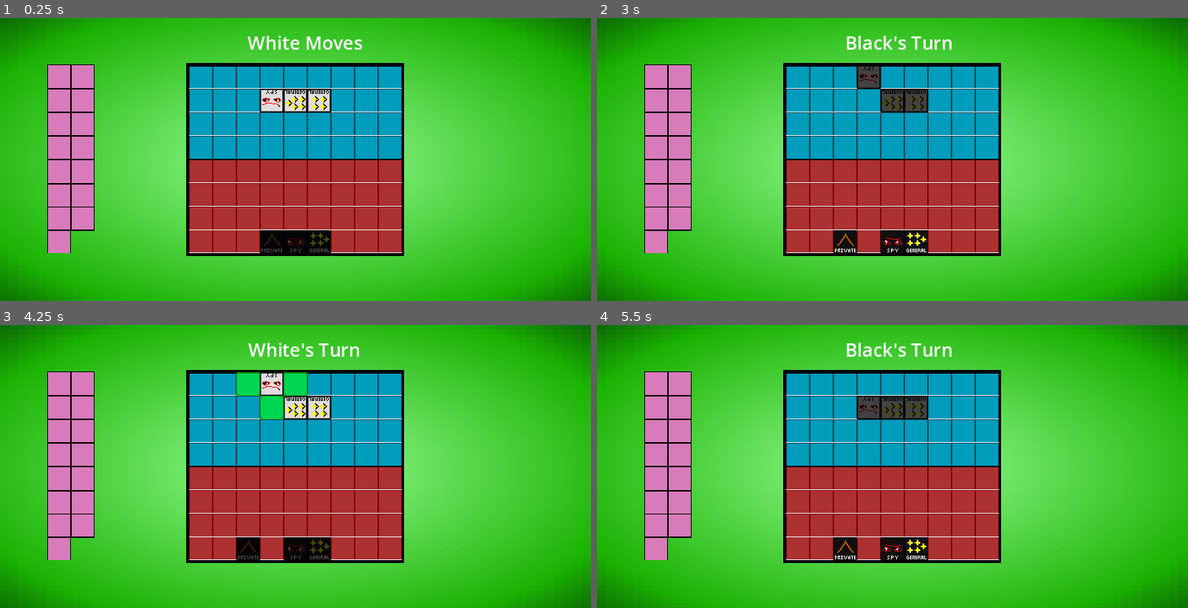
Above: before the commit, frames 1-4 (two rows, left to right).
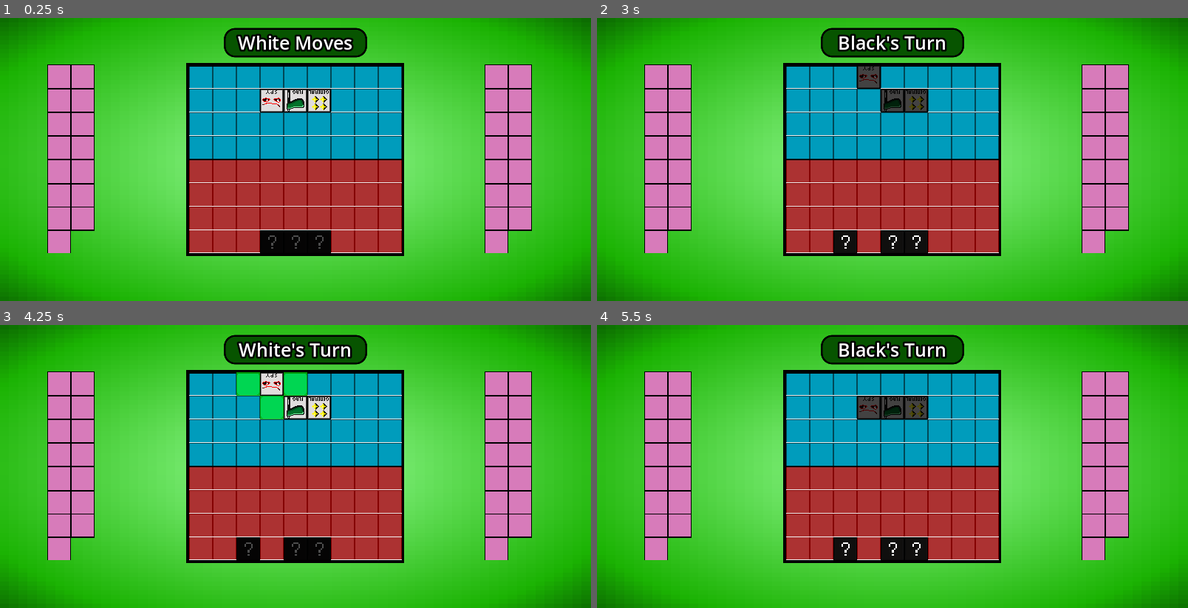
Above: after the commit, the same moments.

Repository: Forther04/Game-Of-The-Generals
Game: Godot game, scene res://Scene/Main.tscn
Same seed, same stepped clock (60 frames per second), same inputs: the game is played once before the commit and once after it.
Inputs (mouse positions are in pixels of both pictures, inside the frame that each line leads up to):
- Up to frame 1 (0.25 s): no input
- Up to frame 2 (3 s): click (868, 100) at 0.52 s; click (868, 77) at 1.25 s; click (868, 241) at 2.02 s; click (845, 241) at 2.75 s
- Up to frame 3 (4.25 s): click (271, 384) at 3.52 s
- Up to frame 4 (5.5 s): click (868, 407) at 4.25 s; tap Enter at 5 s

The runs differ from the first frame. In frame 1, 7.8% of the frame differs, in the area x 37-90%, y 3-84%; in frame 2, 7.8%; in frame 3, 7.8%; in frame 4, 7.8%.

Commit message:
Win and Revealing
Win condition and Revealing the pieces after winning DONE

Diff:
--- a/Scene/Main.tscn
+++ b/Scene/Main.tscn
@@ -6,6 +6,8 @@
 [ext_resource type="Texture2D" uid="uid://xy6l648vcojv" path="res://Assest/Board/Border.png" id="3_yqk3d"]
 [ext_resource type="PackedScene" uid="uid://ueyeavrra30y" path="res://Scene/Pieces/Black/Black_Piece.tscn" id="4_bwtr0"]
 [ext_resource type="PackedScene" uid="uid://dnu0xelqcijii" path="res://Scene/Pieces/White.tscn" id="6_dgshr"]
+[ext_resource type="AudioStream" uid="uid://csmn25ic7edmt" path="res://Sound/Win.wav" id="7_ccx8c"]
+[ext_resource type="AudioStream" uid="uid://dpag7uatlmltx" path="res://Sound/Lose.wav" id="8_x1u7u"]
 
 [sub_resource type="Gradient" id="Gradient_ajfct"]
 offsets = PackedFloat32Array(0, 0.818182, 1)
@@ -55,6 +57,225 @@
 tile_size = Vector2i(32, 32)
 sources/0 = SubResource("TileSetAtlasSource_7wbm8")
 
+[sub_resource type="StyleBoxFlat" id="StyleBoxFlat_hsix6"]
+bg_color = Color(0.0284741, 0.328034, 0.00278133, 1)
+border_width_left = 5
+border_width_top = 5
+border_width_right = 5
+border_width_bottom = 5
+border_color = Color(0.000693897, 0.000693898, 0.000693897, 1)
+corner_radius_top_left = 30
+corner_radius_top_right = 30
+corner_radius_bottom_right = 30
+corner_radius_bottom_left = 30
+corner_detail = 20
+
+[sub_resource type="StyleBoxFlat" id="StyleBoxFlat_00fnp"]
+bg_color = Color(0, 0, 0, 0)
+
+[sub_resource type="Animation" id="Animation_fctfj"]
+resource_name = "Win"
+length = 1.5
+tracks/0/type = "value"
+tracks/0/imported = false
+tracks/0/enabled = true
+tracks/0/path = NodePath(".:theme_override_styles/panel:bg_color")
+tracks/0/interp = 1
+tracks/0/loop_wrap = true
+tracks/0/keys = {
+"times": PackedFloat32Array(0.0333333, 0.366667),
+"transitions": PackedFloat32Array(1, 1),
+"update": 0,
+"values": [Color(0, 0, 0, 0), Color(0, 0, 0, 0.8)]
+}
+tracks/1/type = "value"
+tracks/1/imported = false
+tracks/1/enabled = true
+tracks/1/path = NodePath("Label:theme_override_font_sizes/font_size")
+tracks/1/interp = 1
+tracks/1/loop_wrap = false
+tracks/1/keys = {
+"times": PackedFloat32Array(0.2, 0.366667, 0.5),
+"transitions": PackedFloat32Array(1, 1, 1),
+"update": 0,
+"values": [1, 110, 100]
+}
+tracks/2/type = "value"
+tracks/2/imported = false
+tracks/2/enabled = true
+tracks/2/path = NodePath("Menu:modulate")
+tracks/2/interp = 1
+tracks/2/loop_wrap = true
+tracks/2/keys = {
+"times": PackedFloat32Array(1.03333, 1.5),
+"transitions": PackedFloat32Array(1, 1),
+"update": 0,
+"values": [Color(1, 1, 1, 0), Color(1, 1, 1, 1)]
+}
+tracks/3/type = "value"
+tracks/3/imported = false
+tracks/3/enabled = true
+tracks/3/path = NodePath("Back:modulate")
+tracks/3/interp = 1
+tracks/3/loop_wrap = true
+tracks/3/keys = {
+"times": PackedFloat32Array(1.06667, 1.5),
+"transitions": PackedFloat32Array(1, 1),
+"update": 0,
+"values": [Color(1, 1, 1, 0), Color(1, 1, 1, 1)]
+}
+tracks/4/type = "value"
+tracks/4/imported = false
+tracks/4/enabled = true
+tracks/4/path = NodePath("Win:playing")
+tracks/4/interp = 1
+tracks/4/loop_wrap = true
+tracks/4/keys = {
+"times": PackedFloat32Array(0.566667),
+"transitions": PackedFloat32Array(1),
+"update": 1,
+"values": [true]
+}
+tracks/5/type = "method"
+tracks/5/imported = false
+tracks/5/enabled = true
+tracks/5/path = NodePath("..")
+tracks/5/interp = 1
+tracks/5/loop_wrap = true
+tracks/5/keys = {
+"times": PackedFloat32Array(0.5),
+"transitions": PackedFloat32Array(1),
+"values": [{
+"args": [],
+"method": &"show_pieces"
+}]
+}
+
+[sub_resource type="Animation" id="Animation_t382l"]
+length = 0.001
+tracks/0/type = "value"
+tracks/0/imported = false
+tracks/0/enabled = true
+tracks/0/path = NodePath(".:theme_override_styles/panel:bg_color")
+tracks/0/interp = 1
+tracks/0/loop_wrap = true
+tracks/0/keys = {
+"times": PackedFloat32Array(0),
+"transitions": PackedFloat32Array(1),
+"update": 0,
+"values": [Color(0, 0, 0, 0)]
+}
+tracks/1/type = "value"
+tracks/1/imported = false
+tracks/1/enabled = true
+tracks/1/path = NodePath("Label:theme_override_font_sizes/font_size")
+tracks/1/interp = 1
+tracks/1/loop_wrap = true
+tracks/1/keys = {
+"times": PackedFloat32Array(0),
+"transitions": PackedFloat32Array(1),
+"update": 1,
+"values": [110]
+}
+tracks/2/type = "value"
+tracks/2/imported = false
+tracks/2/enabled = true
+tracks/2/path = NodePath("Menu:modulate")
+tracks/2/interp = 1
+tracks/2/loop_wrap = true
+tracks/2/keys = {
+"times": PackedFloat32Array(0),
+"transitions": PackedFloat32Array(1),
+"update": 0,
+"values": [Color(1, 1, 1, 0)]
+}
+tracks/3/type = "value"
+tracks/3/imported = false
+tracks/3/enabled = true
+tracks/3/path = NodePath("Back:modulate")
+tracks/3/interp = 1
+tracks/3/loop_wrap = true
+tracks/3/keys = {
+"times": PackedFloat32Array(0),
+"transitions": PackedFloat32Array(1),
+"update": 0,
+"values": [Color(1, 1, 1, 0)]
+}
+tracks/4/type = "value"
+tracks/4/imported = false
+tracks/4/enabled = true
+tracks/4/path = NodePath("Win:playing")
+tracks/4/interp = 1
+tracks/4/loop_wrap = true
+tracks/4/keys = {
+"times": PackedFloat32Array(0),
+"transitions": PackedFloat32Array(1),
+"update": 1,
+"values": [true]
+}
+
+[sub_resource type="AnimationLibrary" id="AnimationLibrary_xo664"]
+_data = {
+"RESET": SubResource("Animation_t382l"),
+"Win": SubResource("Animation_fctfj")
+}
+
+[sub_resource type="StyleBoxFlat" id="StyleBoxFlat_kvcu5"]
+bg_color = Color(0.198969, 0.413738, 0.174218, 1)
+border_width_left = 5
+border_width_top = 5
+border_width_right = 5
+border_width_bottom = 5
+border_color = Color(0.93845, 0.93845, 0.93845, 1)
+border_blend = true
+corner_radius_top_left = 20
+corner_radius_top_right = 20
+corner_radius_bottom_right = 20
+corner_radius_bottom_left = 20
+corner_detail = 20
+
+[sub_resource type="StyleBoxEmpty" id="StyleBoxEmpty_yulii"]
+
+[sub_resource type="StyleBoxEmpty" id="StyleBoxEmpty_glrdn"]
+
+[sub_resource type="StyleBoxEmpty" id="StyleBoxEmpty_hs28m"]
+
+[sub_resource type="StyleBoxEmpty" id="StyleBoxEmpty_tespo"]
+
+[sub_resource type="StyleBoxEmpty" id="StyleBoxEmpty_bnhsl"]
+
+[sub_resource type="StyleBoxEmpty" id="StyleBoxEmpty_t6yxr"]
+
+[sub_resource type="StyleBoxFlat" id="StyleBoxFlat_42sqs"]
+bg_color = Color(0.128776, 0.28322, 0.110962, 1)
+border_width_left = 5
+border_width_top = 5
+border_width_right = 5
+border_width_bottom = 5
+border_color = Color(0.93845, 0.93845, 0.93845, 1)
+border_blend = true
+corner_radius_top_left = 20
+corner_radius_top_right = 20
+corner_radius_bottom_right = 20
+corner_radius_bottom_left = 20
+corner_detail = 20
+
+[sub_resource type="StyleBoxEmpty" id="StyleBoxEmpty_m1ble"]
+
+[sub_resource type="StyleBoxFlat" id="StyleBoxFlat_adssd"]
+bg_color = Color(0.128776, 0.28322, 0.110962, 1)
+border_width_left = 5
+border_width_top = 5
+border_width_right = 5
+border_width_bottom = 5
+border_color = Color(0.93845, 0.93845, 0.93845, 1)
+border_blend = true
+corner_radius_top_left = 20
+corner_radius_top_right = 20
+corner_radius_bottom_right = 20
+corner_radius_bottom_left = 20
+corner_detail = 20
+
 [node name="Main" type="Control" node_paths=PackedStringArray("text")]
 layout_mode = 3
 anchors_preset = 15
@@ -77,7 +298,7 @@
 texture = SubResource("GradientTexture2D_u1thy")
 expand_mode = 1
 
-[node name="Piece Holder" type="TextureRect" parent="."]
+[node name="Black" type="TextureRect" parent="."]
 layout_mode = 1
 anchors_preset = -1
 anchor_left = 0.04
@@ -95,6 +316,24 @@
 texture = ExtResource("1_jxr0l")
 expand_mode = 1
 
+[node name="White" type="TextureRect" parent="."]
+layout_mode = 1
+anchors_preset = -1
+anchor_left = 0.04
+anchor_top = 0.167
+anchor_right = 0.12
+anchor_bottom = 0.833
+offset_left = 1280.0
+offset_top = 127.744
+offset_right = 1216.0
+offset_bottom = -127.744
+grow_horizontal = 2
+grow_vertical = 2
+scale = Vector2(2, 2)
+pivot_offset = Vector2(32, 129)
+texture = ExtResource("1_jxr0l")
+expand_mode = 1
+
 [node name="Control" type="Control" parent="."]
 layout_mode = 1
 anchor_left = 0.32
@@ -132,7 +371,7 @@
 
 [node name="Black" parent="Pieces" instance=ExtResource("4_bwtr0")]
 position = Vector2(736, 608)
-pieces = 14
+pieces = 1
 
 [node name="Black2" parent="Pieces" instance=ExtResource("4_bwtr0")]
 position = Vector2(800, 608)
@@ -148,7 +387,6 @@
 
 [node name="White2" parent="Pieces" instance=ExtResource("6_dgshr")]
 position = Vector2(800, 224)
-pieces = 1
 
 [node name="White3" parent="Pieces" instance=ExtResource("6_dgshr")]
 position = Vector2(864, 224)
@@ -156,13 +394,110 @@
 
 [node name="Label" type="Label" parent="."]
 layout_mode = 1
-anchors_preset = 1
-anchor_left = 1.0
+anchors_preset = 5
+anchor_left = 0.5
+anchor_right = 0.5
+offset_left = -194.0
+offset_top = 27.0
+offset_right = 194.0
+offset_bottom = 106.0
+grow_horizontal = 2
+theme_override_colors/font_outline_color = Color(0, 0, 0, 1)
+theme_override_constants/outline_size = 20
+theme_override_font_sizes/font_size = 50
+theme_override_styles/normal = SubResource("StyleBoxFlat_hsix6")
+text = "White Moves"
+horizontal_alignment = 1
+vertical_alignment = 1
+
+[node name="Win Screen" type="Panel" parent="."]
+visible = false
+layout_mode = 1
+anchors_preset = 15
 anchor_right = 1.0
-offset_left = -928.0
-offset_top = 32.0
-offset_right = -617.0
-offset_bottom = 101.0
-grow_horizontal = 0
+anchor_bottom = 1.0
+grow_horizontal = 2
+grow_vertical = 2
+theme_override_styles/panel = SubResource("StyleBoxFlat_00fnp")
+metadata/_edit_use_anchors_ = true
+
+[node name="AnimationPlayer" type="AnimationPlayer" parent="Win Screen"]
+libraries = {
+"": SubResource("AnimationLibrary_xo664")
+}
+
+[node name="Label" type="Label" parent="Win Screen"]
+layout_mode = 1
+anchors_preset = 15
+anchor_right = 1.0
+anchor_bottom = 1.0
+grow_horizontal = 2
+grow_vertical = 2
+theme_override_constants/outline_size = 30
+theme_override_font_sizes/font_size = 110
+text = "WHITE WINS"
+horizontal_alignment = 1
+vertical_alignment = 1
+
+[node name="Back" type="Button" parent="Win Screen"]
+modulate = Color(1, 1, 1, 0)
+layout_mode = 1
+anchors_preset = 15
+anchor_right = 1.0
+anchor_bottom = 1.0
+offset_left = 1290.0
+offset_top = 27.0
+offset_right = -138.0
+offset_bottom = -662.0
+grow_horizontal = 2
+grow_vertical = 2
+theme_override_constants/outline_size = 15
 theme_override_font_sizes/font_size = 50
-text = "White Moves"
+theme_override_styles/focus = SubResource("StyleBoxFlat_kvcu5")
+theme_override_styles/disabled_mirrored = SubResource("StyleBoxEmpty_yulii")
+theme_override_styles/disabled = SubResource("StyleBoxEmpty_glrdn")
+theme_override_styles/hover_pressed_mirrored = SubResource("StyleBoxEmpty_hs28m")
+theme_override_styles/hover_pressed = SubResource("StyleBoxEmpty_tespo")
+theme_override_styles/hover_mirrored = SubResource("StyleBoxEmpty_bnhsl")
+theme_override_styles/hover = SubResource("StyleBoxFlat_kvcu5")
+theme_override_styles/pressed_mirrored = SubResource("StyleBoxEmpty_t6yxr")
+theme_override_styles/pressed = SubResource("StyleBoxFlat_42sqs")
+theme_override_styles/normal_mirrored = SubResource("StyleBoxEmpty_m1ble")
+theme_override_styles/normal = SubResource("StyleBoxFlat_kvcu5")
+text = "X"
+
+[node name="Menu" type="Button" parent="Win Screen"]
+modulate = Color(1, 1, 1, 0)
+layout_mode = 1
+anchors_preset = 15
+anchor_right = 1.0
+anchor_bottom = 1.0
+offset_left = 104.0
+offset_top = 29.0
+offset_right = -1324.0
+offset_bottom = -660.0
+grow_horizontal = 2
+grow_vertical = 2
+theme_override_constants/outline_size = 15
+theme_override_font_sizes/font_size = 50
+theme_override_styles/focus = SubResource("StyleBoxFlat_kvcu5")
+theme_override_styles/disabled_mirrored = SubResource("StyleBoxEmpty_yulii")
+theme_override_styles/disabled = SubResource("StyleBoxEmpty_glrdn")
+theme_override_styles/hover_pressed_mirrored = SubResource("StyleBoxFlat_kvcu5")
+theme_override_styles/hover_pressed = SubResource("StyleBoxFlat_kvcu5")
+theme_override_styles/hover_mirrored = SubResource("StyleBoxEmpty_bnhsl")
+theme_override_styles/hover = SubResource("StyleBoxFlat_kvcu5")
+theme_override_styles/pressed_mirrored = SubResource("StyleBoxEmpty_t6yxr")
+theme_override_styles/pressed = SubResource("StyleBoxFlat_adssd")
+theme_override_styles/normal_mirrored = SubResource("StyleBoxEmpty_m1ble")
+theme_override_styles/normal = SubResource("StyleBoxFlat_kvcu5")
+text = "MENU"
+
+[node name="Win" type="AudioStreamPlayer2D" parent="Win Screen"]
+stream = ExtResource("7_ccx8c")
+pitch_scale = 0.8
+
+[node name="Lose" type="AudioStreamPlayer2D" parent="Win Screen"]
+stream = ExtResource("8_x1u7u")
+
+[connection signal="pressed" from="Win Screen/Back" to="." method="_on_back_pressed"]
--- a/Script/Black Pieces/Black.gd
+++ b/Script/Black Pieces/Black.gd
@@ -13,10 +13,21 @@
 var check_timer = 0.0
 var piece_strengt : int
 
+
 enum piece {Flag,General_5,General_4,General_3,General_2,General_1, Colonel, LT_Colonel, Major, Captain, Lieut_1, Lieut_2, Sergeant, Spy, Private, Questionmark}
 
+##_______________________________________________________________________________
 func _ready():
+	$"../..".win_screen.connect(show_pieces)
 	change_piece()
+	if Global.player == false:
+		self.region_rect = Rect2(0,68,32,32)
+		self.name = "?"
+
+func show_pieces():
+	change_piece()
+
+
 func _process(delta: float) -> void:
 	check_timer += delta
 	if Global.piece != $".".name: #Check if a new piece is selected and hide the previous one
@@ -27,6 +38,8 @@
 		overlapping()
 		player_move()
 
+func reveal():
+	change_piece()
 
 func change_piece(): #Changes the piece type
 	if pieces == 0:
@@ -89,25 +102,23 @@
 		self.region_rect = Rect2(102,102,32,32)
 		self.name = "Private"
 		piece_strengt = 2
-	if pieces == 15:
-		self.region_rect = Rect2(0,68,32,32)
-		self.name = "?"
-		$".".rotation_degrees = 180
+
 
 
 func player_move(): #Detect if it's black current move
-	if Global.who_moves == true:
-		$Main.hide()
-		$".".self_modulate = Color(0.3,0.3,0.3,255)
-	else:
-		$Main.show()
-		$".".self_modulate = Color(1,1,1,1)
+	if Global.win == false:
+		if Global.who_moves == true:
+			$Main.hide()
+			$".".self_modulate = Color(0.3,0.3,0.3,255)
+		else:
+			$Main.show()
+			$".".self_modulate = Color(1,1,1,1)
 
 #Check if the piece is selected
 func _on_main_pressed() -> void:
 	if starting == false:
 		Global.black_strength = piece_strengt
-	if Global.who_moves == false:
+	if Global.who_moves == false and Global.win == false:
 		Global.piece = $".".name
 		if off == false:
 			$Choices.show()
@@ -131,8 +142,8 @@
 	var left = left_area.get_overlapping_areas()
 	var top = top_area.get_overlapping_areas()
 	var bottom = bottom_area.get_overlapping_areas()
-
 	var black = $Black
+
 	if $Choices/Top/TOp.overlaps_area($"../Border/AreaBorder"):
 		$Choices/Top.hide()
 	else:
@@ -204,5 +215,11 @@
 	for i in black:
 		if i.is_in_group("White_area"):
 			if $Black_Main_Area.overlaps_area(i):
+				if Global.white_strength == 1:
+					$"../../Win Screen".show()
+					$"../../Win Screen/AnimationPlayer".play("Win")
+					Global.win = true
+					$Main.queue_free()
+					$"../../Label".text = "Black Wins"
 				if Global.black_strength <= Global.white_strength:
 					queue_free()
--- a/Script/Global.gd
+++ b/Script/Global.gd
@@ -2,8 +2,8 @@
 
 var piece : String
 var who_moves : bool = true #False = black, True = white
-var white_player :bool = false #White player
-var black_player :bool = false #Black palyer
+var player :bool = false #True = White, False = Black
+var win :bool = false
 
 var black_strength : int
 var white_strength : int
--- a/Script/Main.gd
+++ b/Script/Main.gd
@@ -4,19 +4,25 @@
 @export var check_interval = 0.5
 var check_timer = 0.0
 
-
+signal win_screen
 
 func _process(delta: float) -> void:
-	if Global.white_player == true:
-		$".".rotation_degrees = 180
-		$"Piece Holder".rotation_degrees = 180
 	check_timer += delta
 	if check_timer >= check_interval:
 		check_timer = 0
 		change_who_moves()
 
 func change_who_moves():
-	if Global.who_moves == false:
-		text.text = "Black's Turn"
-	elif Global.who_moves == true:
-		text.text = "White's Turn"
+	if Global.win == false:
+		if Global.who_moves == false:
+			text.text = "Black's Turn"
+		elif Global.who_moves == true:
+			text.text = "White's Turn"
+
+
+func _on_back_pressed() -> void:
+	$"Win Screen".hide()
+
+
+func show_pieces():
+	emit_signal("win_screen")
--- a/Script/White Pieces/White.gd
+++ b/Script/White Pieces/White.gd
@@ -16,7 +16,11 @@
 enum piece {Flag,General_5,General_4,General_3,General_2,General_1, Colonel, LT_Colonel, Major, Captain, Lieut_1, Lieut_2, Sergeant, Spy, Private, Questionmark}
 
 func _ready():
+	$"../..".win_screen.connect(show_pieces)
 	change_piece()
+	if Global.player == true:
+		self.region_rect = Rect2(0,68,32,32)
+		self.name = "?"
 func _process(delta: float) -> void:
 	check_timer += delta
 	if Global.piece != $".".name: #Check if a new piece is selected and hide the previous one
@@ -27,6 +31,8 @@
 		overlapping()
 		player_move()
 
+func show_pieces():
+	change_piece()
 
 func change_piece(): #Changes the piece type
 	if pieces == 0:
@@ -89,10 +95,6 @@
 		self.region_rect = Rect2(102,102,32,32)
 		self.name = "Private"
 		piece_strength = 2
-	if pieces == 15:
-		self.region_rect = Rect2(0,68,32,32)
-		self.name = "?"
-		$".".rotation_degrees = 180
 
 func player_move(): #Detect if it's white current move
 	if Global.who_moves == false:
@@ -107,7 +109,7 @@
 	if starting == false:
 		Global.white_strength = piece_strength
 		starting
-	if Global.who_moves == true:
+	if Global.who_moves == true and Global.win == false:
 		Global.piece = $".".name
 		if off == false:
 			$Choices.show()
--- a/project.godot
+++ b/project.godot
@@ -20,10 +20,6 @@
 [autoload]
 
 Global="*res://Script/Global.gd"
-
-[debug]
-
-settings/stdout/print_fps=true
 
 [display]
 
Not shown: 1 places in Scene/Main.tscn that only renumber resources
Not shown, added: Sound/Lose.wav.import
Not shown, added: Sound/Win.wav.import
Not shown, added: Sound/Lose.wav
Not shown, added: Sound/Win.wav
